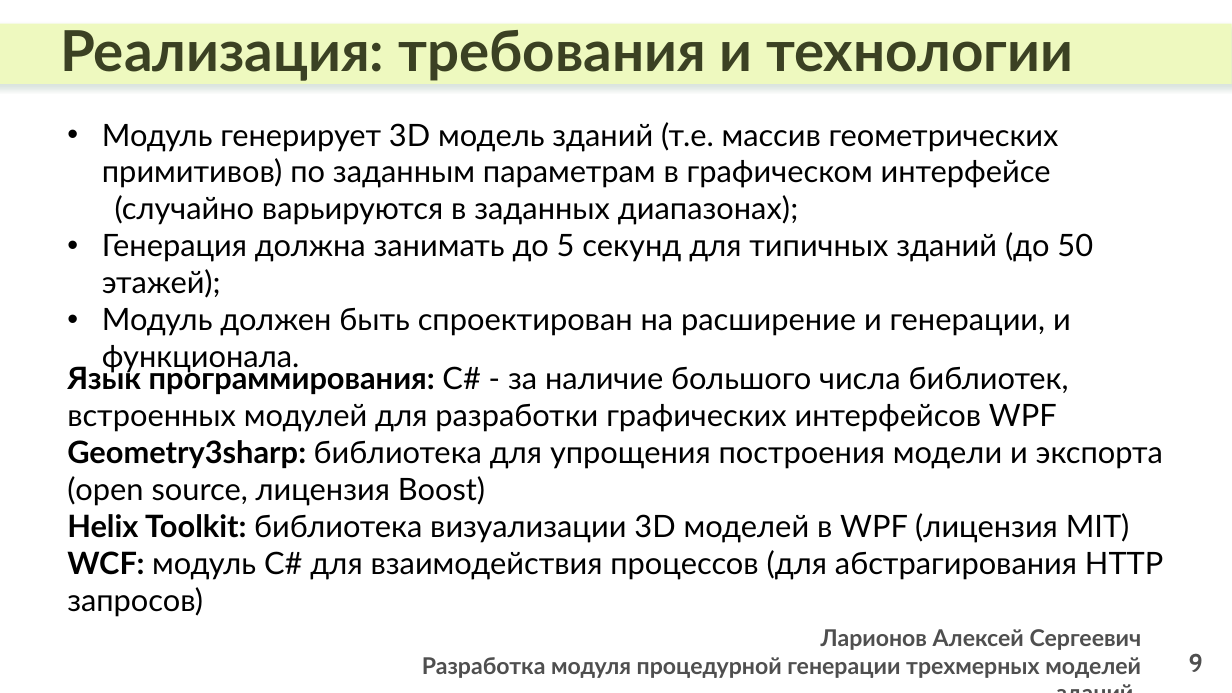
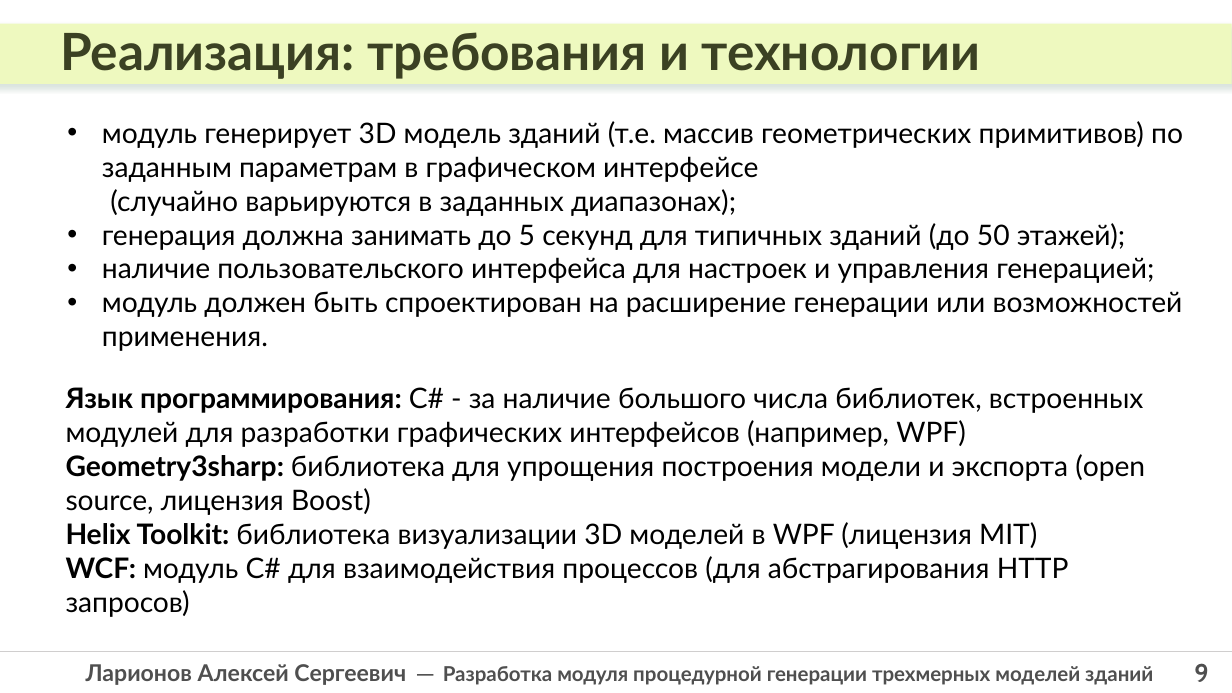
Before and after one commit to laralex/polytech-bachelor-thesis, a slide deck: slide 9 of defence/Ларионов_АС_ВКР_слайды.pptx. Drawn at 1232x693 pixels with LibreOffice and Linux fonts; fonts in the diff are those of the drawing. Boxes give left, top, right and bottom in pixels: in the first picture for what was removed or moved away, otherwise in the second. Text is boxed around its words. In the diff, an @@ line names an element or a change of style, - is before the commit and + after.

```diff
--- a/defence/Ларионов_АС_ВКР_слайды.pptx
+++ b/defence/Ларионов_АС_ВКР_слайды.pptx
@@ text "Реализация: требования и технологии" at box(60, 32, 981, 79): size 44 to 40 pt @@
@@ text at box(102, 121, 1183, 182): text changed; size 24 to 22 pt @@
-• Модуль генерирует 3D модель зданий (т.е. массив геометрических примитивов) по заданным параметрам в графическом интерфейсе
+• модуль генерирует 3D модель зданий (т.е. массив геометрических примитивов) по заданным параметрам в графическом интерфейсе
@@ text at box(110, 189, 736, 216): size 24 to 22 pt in "(случайно варьируются в заданных диапазонах);" @@
@@ text at box(102, 223, 1183, 351): text changed; size 24 to 22 pt @@
-• Генерация должна занимать до 5 секунд для типичных зданий (до 50 этажей);
-• Модуль должен быть спроектирован на расширение и генерации, и функционала.
+• генерация должна занимать до 5 секунд для типичных зданий (до 50 этажей);
+• наличие пользовательского интерфейса для настроек и управления генерацией;
+• модуль должен быть спроектирован на расширение генерации или возможностей применения.
@@ text "Язык программирования: С# - за ...": place and size @@
-text "Язык программирования: С# - за ..." at box(67, 362, 1163, 617)
+text "Язык программирования: С# - за ..." at box(66, 387, 1145, 617)
@@ text at box(66, 387, 1143, 447): text changed; size 24 to 22 pt @@
-Язык программирования: С# - за наличие большого числа библиотек, встроенных модулей для разработки графических интерфейсов WPF
+Язык программирования: С# - за наличие большого числа библиотек, встроенных модулей для разработки графических интерфейсов (например, WPF)
@@ text at box(66, 454, 1145, 617): size 24 to 22 pt in "Geometry3sharp: библиотека для упрощения построения модели и ...", "Helix Toolkit: библиотека визуализации 3D моделей в ...", "WCF: модуль С# для взаимодействия процессов (для ..." @@
@@ line added from (0, 652) to (1232, 652), #D0CECE 1 pt @@
@@ page number: place and size @@
-page number at box(1189, 653, 1203, 672)
+page number at box(1194, 663, 1208, 682)
@@ page number at box(1194, 663, 1208, 682): alignment right to centre @@
@@ text at box(86, 664, 1153, 685): text changed; size 18 to 16 pt @@
-Ларионов Алексей Сергеевич
-Разработка модуля процедурной генерации трехмерных моделей зданий
+Ларионов Алексей Сергеевич ─ Разработка модуля процедурной генерации трехмерных моделей зданий
```
Also in this commit, not shown: 14 other slides changed, 1 slide added, 3 other files.
